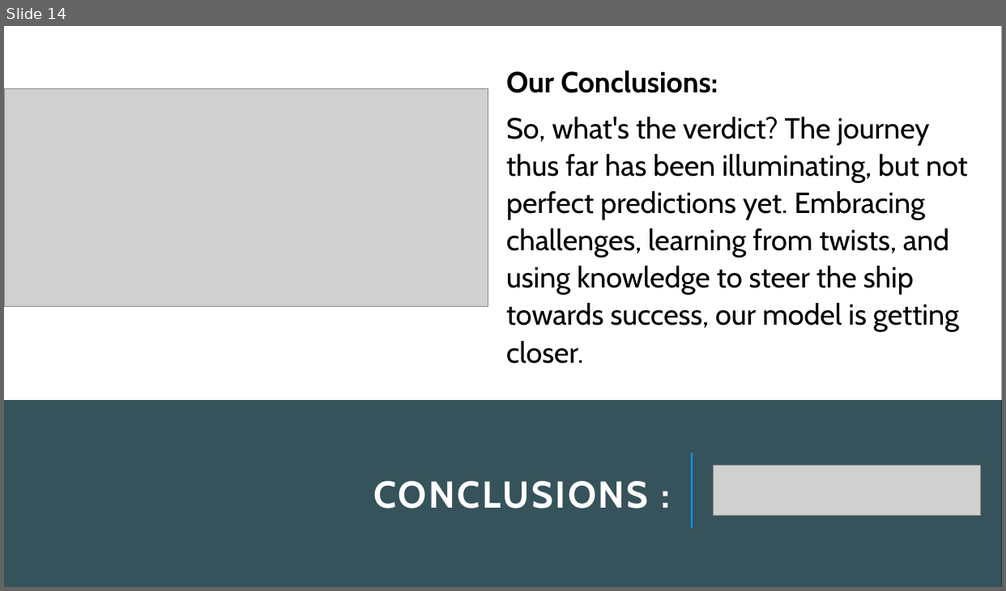
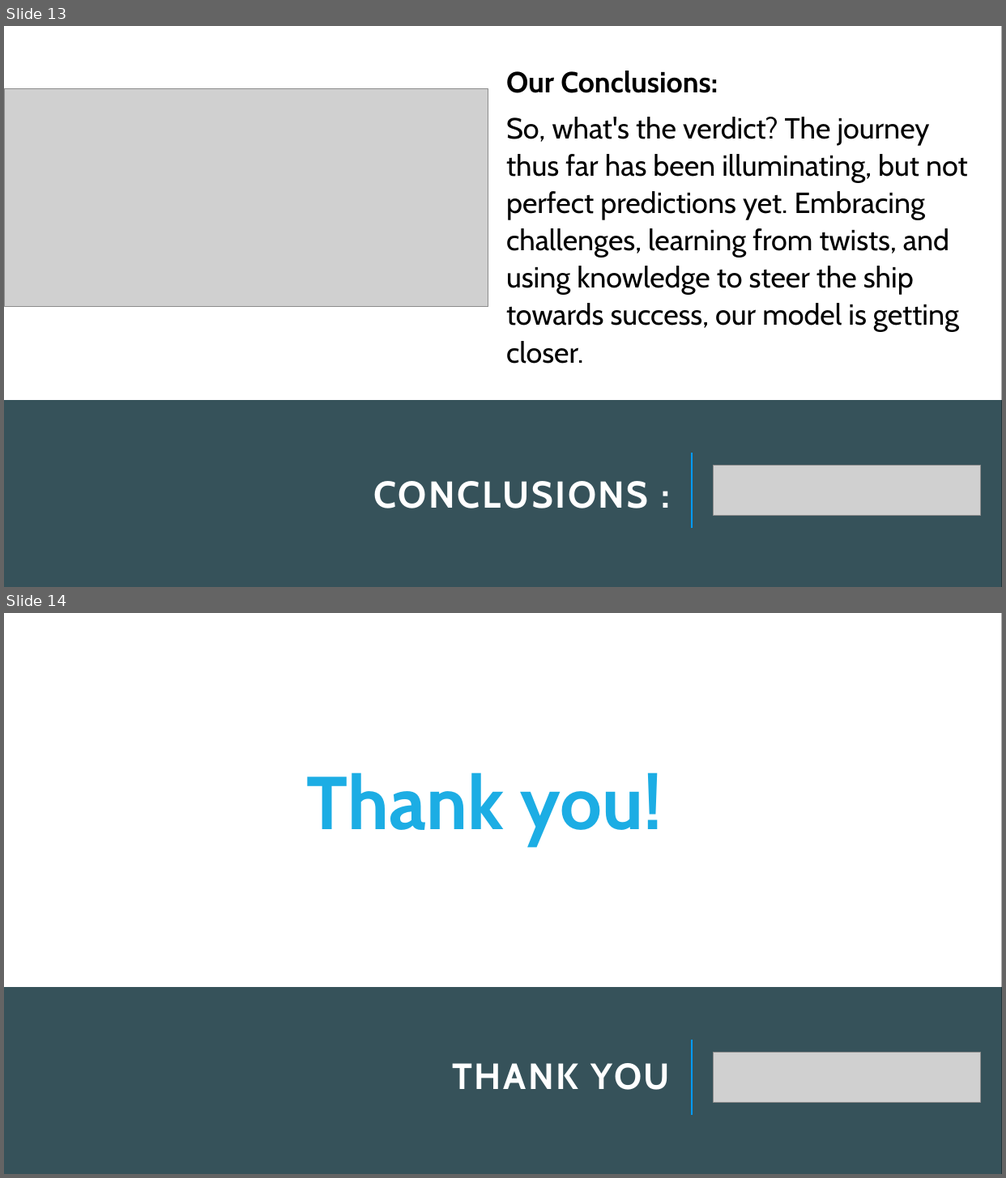
Before and after one commit to latleger/LHL-Project-Final, a slide deck: presentation/Presentation.pptm. Shown one above the other, each under a label of ours: slide 14 before the commit, slides 13 and 14 after it. The pictures are 1006x591 and 1006x1178 pixels, drawn with LibreOffice and Linux fonts; fonts in the diff are those of the drawing; grey boxes stand for pictures. Boxes give left, top, right and bottom in pixels: in the first picture for what was removed or moved away, otherwise in the second. Text is boxed around its words. In the diff, an @@ line names an element or a change of style, - is before the commit and + after.

```diff
--- a/presentation/Presentation.pptm
+++ b/presentation/Presentation.pptm
@@ slide 14 added at bbox=[4, 613, 1002, 1174], background #000000 @@
@@ rectangle added at bbox=[4, 613, 1002, 987], fill #FFFFFF @@
@@ text added at bbox=[307, 773, 663, 845], 72 pt, text #1CADE4, bold @@
+Thank you!
@@ rectangle added at bbox=[4, 987, 1002, 1174], fill #36525A @@
@@ line added from (692, 1115) to (692, 1041), #009BFF 1.5 pt @@
@@ title added at bbox=[452, 1063, 670, 1090], 35 pt, text #FFFFFF, bold @@
+THANK YOU
@@ picture added at bbox=[714, 1053, 981, 1103] @@
@@ what was slide 14 is now slide 13 @@
```
Also in this commit, not shown: 4 slides changed, 2 other slides added, 4 slides removed, 2 other files.
